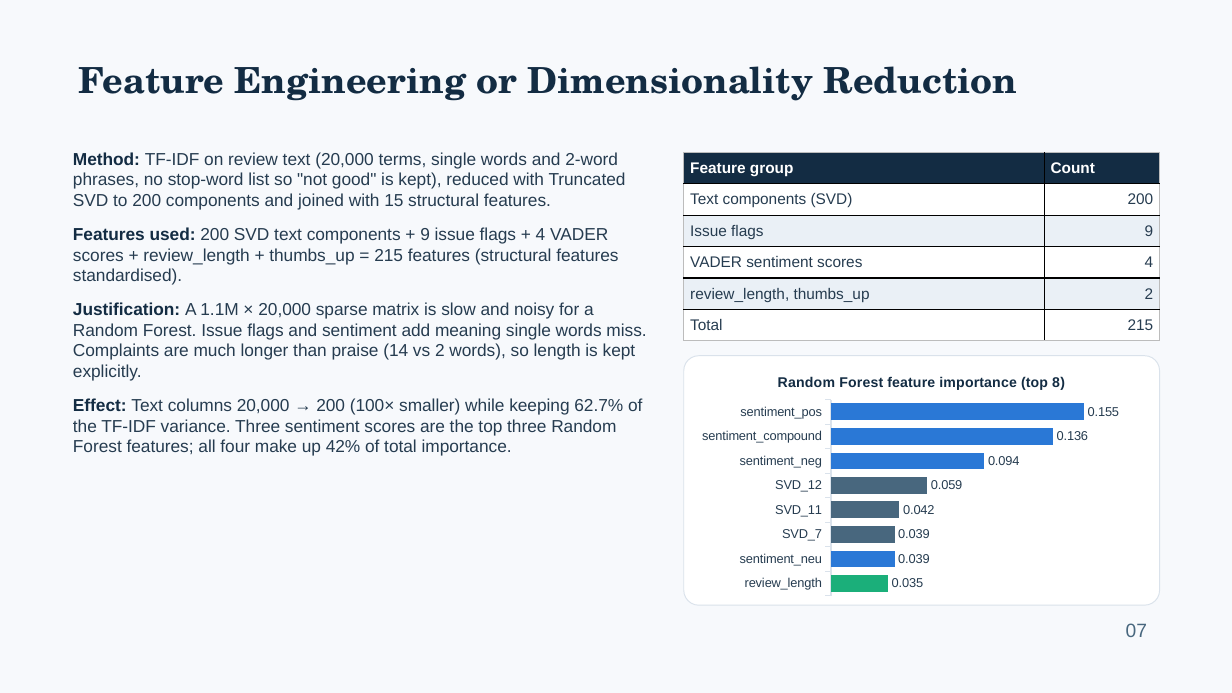
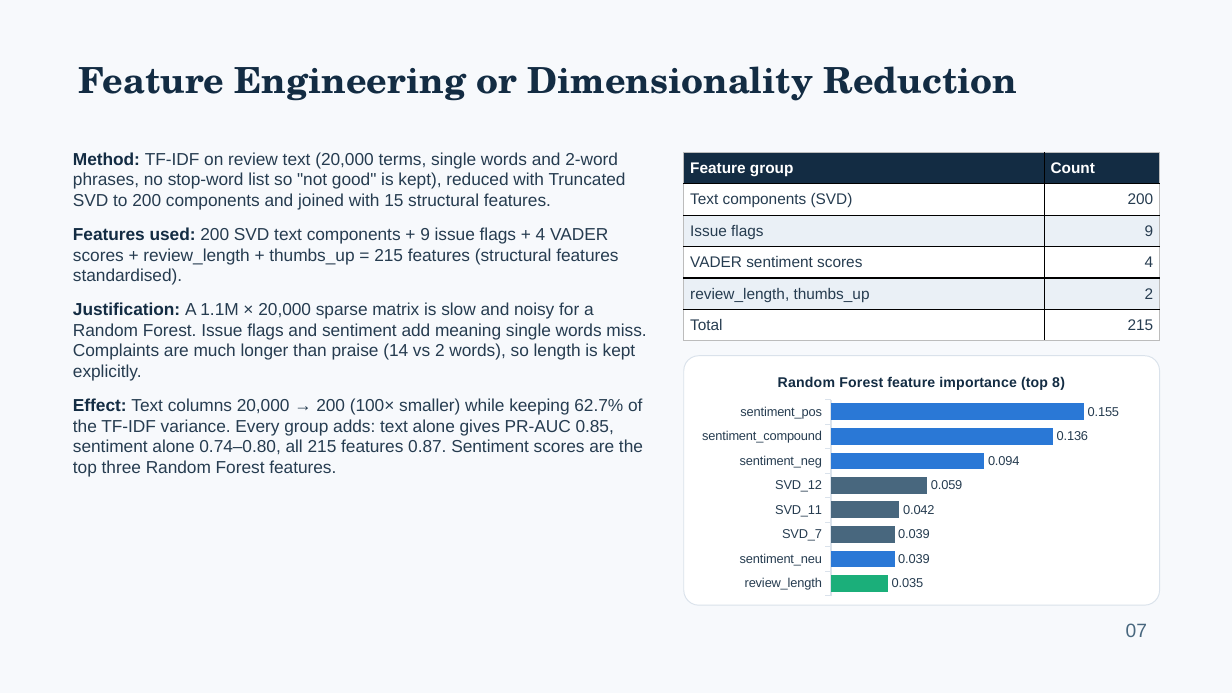
Before and after one commit to Adithya-Monish-Kumar-K/ba-capstone-app-reviews, a slide deck: slide 7 of docs/Review_1_Presentation.pptx. Drawn at 1232x693 pixels with LibreOffice and Linux fonts; fonts in the diff are those of the drawing. Boxes give left, top, right and bottom in pixels: in the first picture for what was removed or moved away, otherwise in the second. Text is boxed around its words. In the diff, an @@ line names an element or a change of style, - is before the commit and + after.

```diff
--- a/docs/Review_1_Presentation.pptx
+++ b/docs/Review_1_Presentation.pptx
@@ text at (x1=73, y1=398, x2=643, y2=477): text changed @@
-Effect: Text columns 20,000 → 200 (100× smaller) while keeping 62.7% of the TF-IDF variance. Three sentiment scores are the top three Random Forest features; all four make up 42% of total importance.
+Effect: Text columns 20,000 → 200 (100× smaller) while keeping 62.7% of the TF-IDF variance. Every group adds: text alone gives PR-AUC 0.85, sentiment alone 0.74–0.80, all 215 features 0.87. Sentiment scores are the top three Random Forest features.
```
Also in this commit, not shown: 6 other slides changed, 15 other files.
